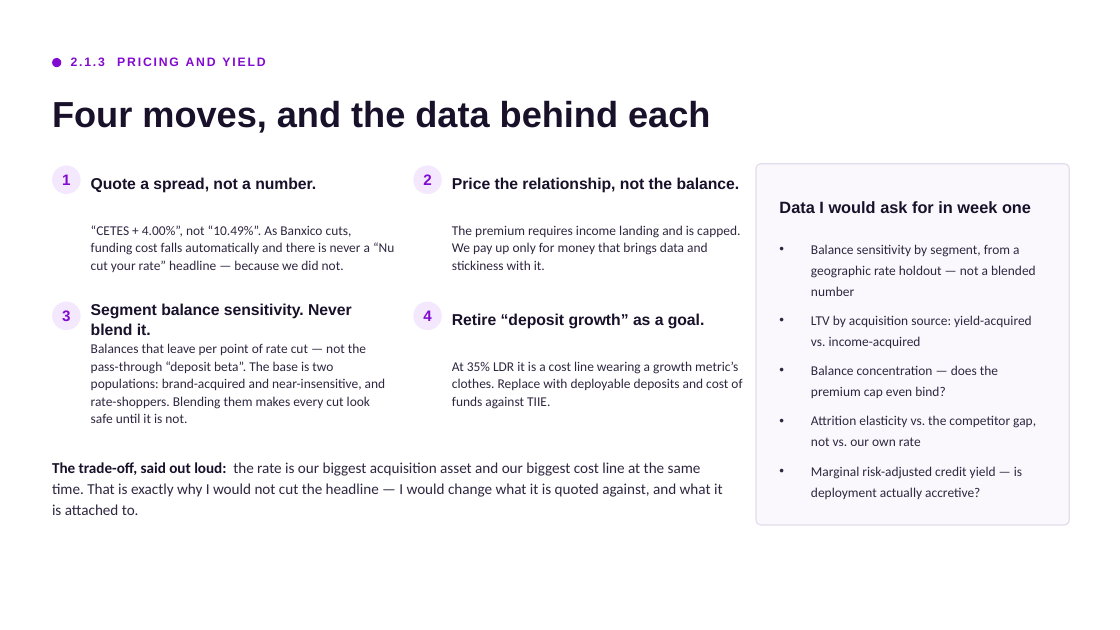
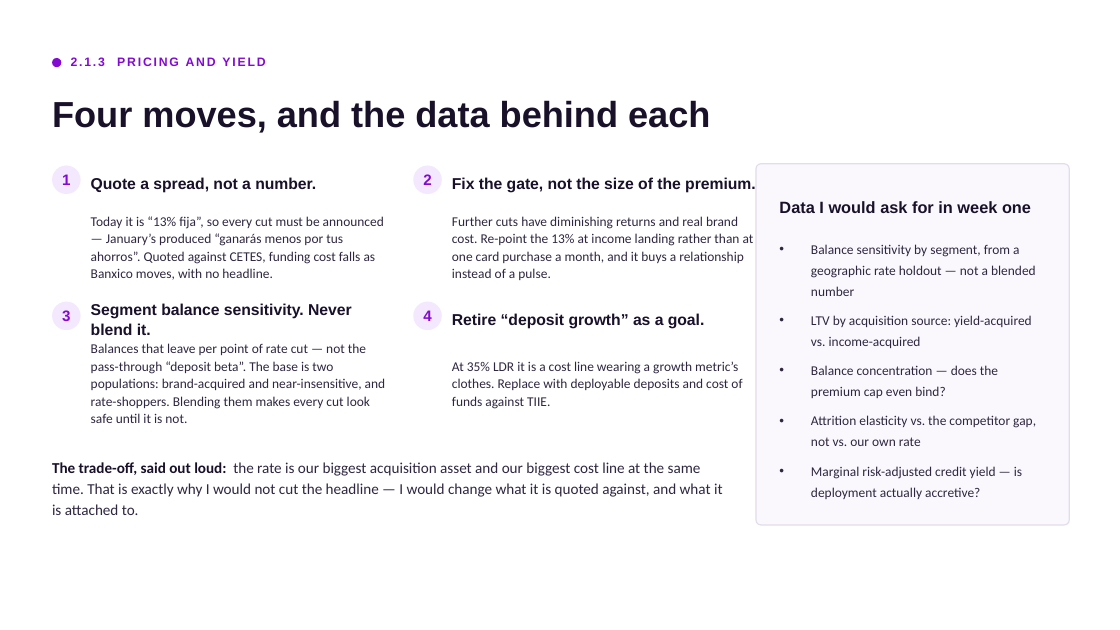
Before and after one commit to cemorr10-debug/nubank-case-prep, a slide deck: slide 7 of deck/Core_Mexico_Business_Case.pptx. Drawn at 1120x630 pixels with LibreOffice and Linux fonts; fonts in the diff are those of the drawing. Boxes give left, top, right and bottom in pixels: in the first picture for what was removed or moved away, otherwise in the second. Text is boxed around its words. In the diff, an @@ line names an element or a change of style, - is before the commit and + after.

```diff
--- a/deck/Core_Mexico_Business_Case.pptx
+++ b/deck/Core_Mexico_Business_Case.pptx
@@ text at bbox=[452, 177, 756, 193]: text changed @@
-Price the relationship, not the balance.
+Fix the gate, not the size of the premium.
@@ text at bbox=[91, 216, 384, 280]: text changed @@
-“CETES + 4.00%”, not “10.49%”. As Banxico cuts, funding cost falls automatically and there is never a “Nu cut your rate” headline — because we did not.
+Today it is “13% fija”, so every cut must be announced — January’s produced “ganarás menos por tus ahorros”. Quoted against CETES, funding cost falls as Banxico moves, with no headline.
@@ text at bbox=[452, 216, 754, 280]: text changed @@
-The premium requires income landing and is capped. We pay up only for money that brings data and stickiness with it.
+Further cuts have diminishing returns and real brand cost. Re-point the 13% at income landing rather than at one card purchase a month, and it buys a relationship instead of a pulse.
```
Also in this commit, not shown: 1 slide added, 1 slide removed, 5 other files.
